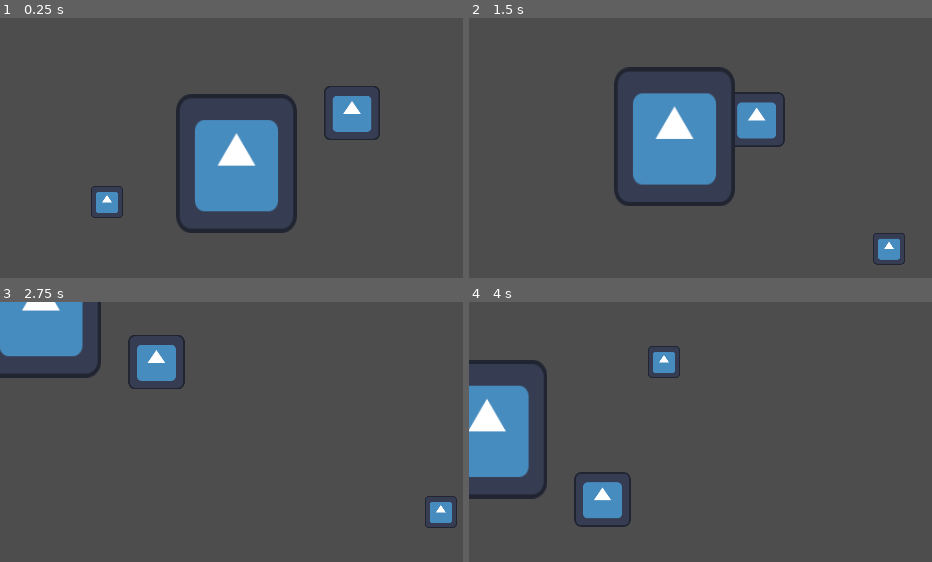
Above: before the commit, frames 1-4 (two rows, left to right).
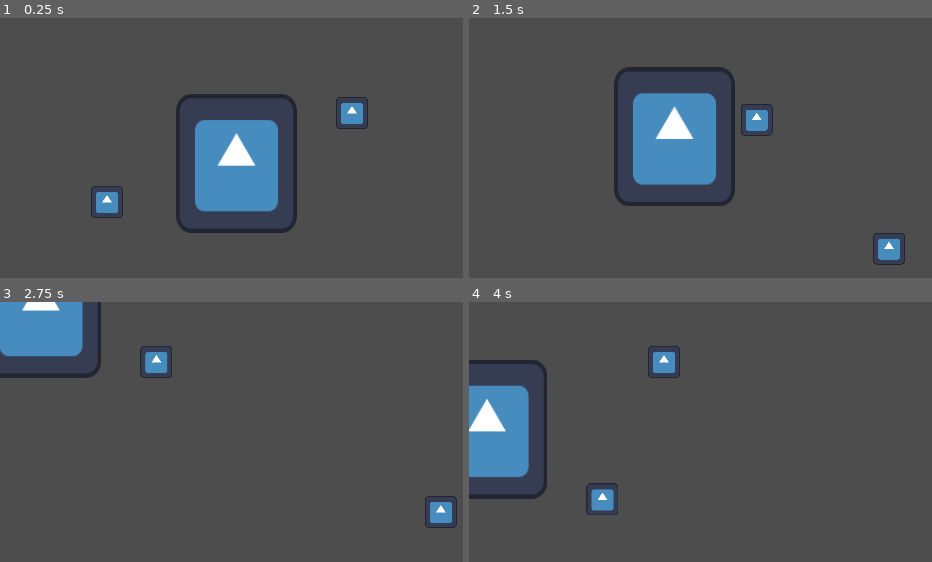
Above: after the commit, the same moments.

Repository: skycatminepokie/hackusu-25
Game: Godot game, scene res://Scenes/world.tscn
The game is run twice, just before and just after one commit, with the same random seed, the same clock (stepped at 60 frames per second) and the same inputs. The engine's default icon, where the game draws it, is replaced by a stand-in: a white triangle on a blue panel in a dark square.
Inputs:
- Up to frame 1 (0.25 s): no input
- Up to frame 2 (1.5 s): tap Enter at 0.5 s; hold D (Right) 0.53-1.28 s; tap K (Down2) at 0.6 s; hold S (Down) from 1.28 s (still down); tap J (Left2) at 1.35 s
- Up to frame 3 (2.75 s): release S (Down) at 2.03 s; hold D (Right) from 2.03 s (still down); tap L (Right2) at 2.1 s
- Up to frame 4 (4 s): release D (Right) at 2.78 s; hold W (Up) 2.78-3.53 s; tap I (Up2) at 2.85 s; hold A (Left) from 3.53 s (still down); tap K (Down2) at 3.6 s

The runs differ from the first frame. In frame 1, 1.1% of the frame differs, in the area x 69-83%, y 26-47%; in frame 2, 1.1%; in frame 3, 1.1%; in frame 4, 1.2%, in the area x 22-35%, y 65-87%.

Commit message:
Fix merge conflicts

Diff:
--- a/Scenes/Levels/level3.tscn
+++ b/Scenes/Levels/level3.tscn
@@ -23,10 +23,16 @@
 tile_size = Vector2i(32, 32)
 sources/0 = SubResource("TileSetScenesCollectionSource_vao37")
 
+[sub_resource type="RectangleShape2D" id="RectangleShape2D_dn8iq"]
+size = Vector2(165, 286)
+
+[sub_resource type="RectangleShape2D" id="RectangleShape2D_8rb5g"]
+size = Vector2(485, 124)
+
 [node name="Level3" type="Node2D"]
 
 [node name="TileMapLayer" type="TileMapLayer" parent="."]
-tile_map_data = PackedByteArray("AAAOAAMAAAAAAAAAAAANAAMAAAA …(1728 unchanged characters)… AAAAABAD6/wEABQAAAAAABAD5/wEABQAAAAAABAA=")
+tile_map_data = PackedByteArray("AAAOAAMAAAAAAAAAAAANAAMAAAA …(1728 unchanged characters)… AAAAABAD6/wEABQAAAAAABAD5/wEABQAAAAAABAAGAAEABQAAAAAABAAGAAIABQAAAAAABAAGAAMABQAAAAAABAAHAAMABQAAAAAABAAIAAMABQAAAAAABAAIAAIABQAAAAAABAAIAAEABQAAAAAABAAHAAEABQAAAAAABAA=")
 tile_set = ExtResource("1_ude4m")
 
 [node name="TileMapLayer2" type="TileMapLayer" parent="."]
@@ -56,3 +62,35 @@
 
 [node name="Player2" parent="." instance=ExtResource("11_py6x8")]
 position = Vector2(480, 64)
+
+[node name="Camera2D" type="Camera2D" parent="."]
+position = Vector2(0, -5)
+
+[node name="StaticBody2D" type="StaticBody2D" parent="Camera2D"]
+
+[node name="CollisionShape2D" type="CollisionShape2D" parent="Camera2D/StaticBody2D"]
+position = Vector2(-321, 2)
+shape = SubResource("RectangleShape2D_dn8iq")
+
+[node name="StaticBody2D2" type="StaticBody2D" parent="Camera2D"]
+position = Vector2(-549.557, -643.712)
+
+[node name="CollisionShape2D" type="CollisionShape2D" parent="Camera2D/StaticBody2D2"]
+position = Vector2(876.557, 655.712)
+shape = SubResource("RectangleShape2D_dn8iq")
+
+[node name="StaticBody2D3" type="StaticBody2D" parent="Camera2D"]
+
+[node name="CollisionShape2D" type="CollisionShape2D" parent="Camera2D/StaticBody2D3"]
+position = Vector2(1, -199)
+shape = SubResource("RectangleShape2D_8rb5g")
+
+[node name="StaticBody2D3" type="StaticBody2D" parent="Camera2D/StaticBody2D3"]
+position = Vector2(-183.561, 736.672)
+
+[node name="CollisionShape2D" type="CollisionShape2D" parent="Camera2D/StaticBody2D3/StaticBody2D3"]
+position = Vector2(187.561, -539.672)
+shape = SubResource("RectangleShape2D_8rb5g")
+
+[node name="Button7" parent="." instance=ExtResource("6_mpmlh")]
+position = Vector2(240, 80)
--- a/Scenes/world.tscn
+++ b/Scenes/world.tscn
@@ -1,7 +1,7 @@
 [gd_scene load_steps=6 format=3 uid="uid://d1xsbkrw11y3g"]
 
 [ext_resource type="PackedScene" uid="uid://bf3m1gtwvtkc7" path="res://Scenes/player.tscn" id="1_th2ir"]
-[ext_resource type="PackedScene" uid="uid://chc2dscbdb7f5" path="res://player2.tscn" id="2_51shq"]
+[ext_resource type="PackedScene" uid="uid://xqmb1lepx0tp" path="res://Scenes/player2.tscn" id="2_51shq"]
 [ext_resource type="Texture2D" uid="uid://d4j473i5dkwll" path="res://Assets/icon.svg" id="2_ejpn4"]
 
 [sub_resource type="RectangleShape2D" id="RectangleShape2D_dk8tl"]
Not shown: 1 places in Scenes/Levels/level3.tscn that only renumber resources
